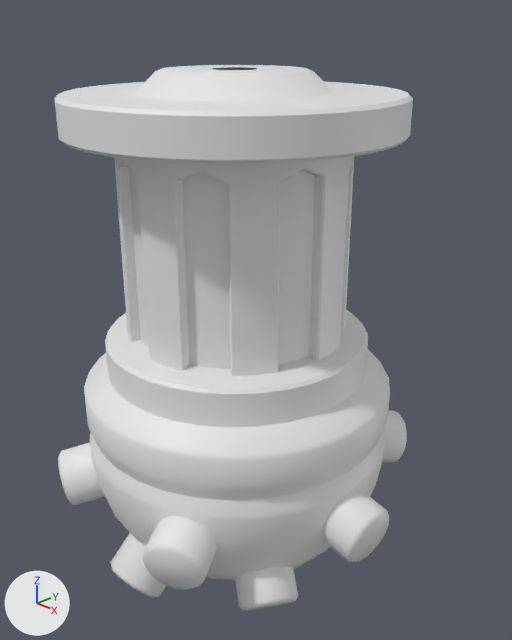
What one commit did to the Blender file jinx-grenade.blend.blend.
Rendered twice from a 50 mm camera at (3.15, -2.81, 2.54) aimed at (0.09, 0.08, 0.78). Arrows for +X, +Y and +Z are at lower left; the lights stay in place.
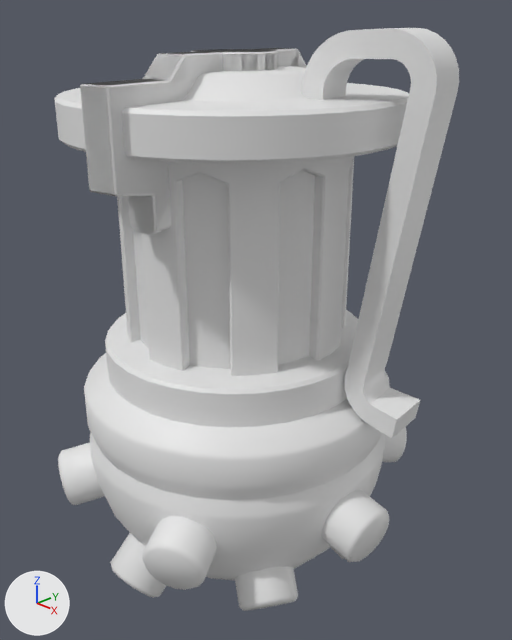
Commit message: feat: grenade handle

Edits to the bpy script that builds the scene:
```text
Add me_cube:
    me_cube.from_pydata(...)  # 124 vertices, 122 faces; spans x -1.0..10.7, y -1.2..1.1, z -31.7..5.5
    me_cube.polygons.foreach_set('use_smooth', [True] * 122)
Add me_cylinder:
    me_cylinder.from_pydata(...)  # 611 vertices, 680 faces; spans x -0.24..0.24, y -1.06..1.06, z -0.91..-0.04
    me_cylinder.polygons.foreach_set('use_smooth', [True] * 680)
Add ob_cube:
    ob_cube = bpy.data.objects.new('Cube', me_cube)
    ob_cube.location = (0.571, 0.117, 2.201)
    ob_cube.rotation_euler = (0.00104, -0.012, 0.196)  # degrees (0.1, -0.7, 11)
    ob_cube.scale = (0.0641, 0.121, 0.0573)
Add ob_cylinder:
    ob_cylinder = bpy.data.objects.new('Cylinder', me_cylinder)
    ob_cylinder.location = (0.0, 0.0, 2.443)
    ob_cylinder.rotation_euler = (0.0, 0.0, 0.201)  # degrees (0, 0, 12)
```

What differs and where, as boxes (x1, y1, x2, y2) in the pictures (512 x 640 px):
'Cube', added: after (301, 28, 459, 438)
'Cylinder', added: after (80, 48, 307, 235)
